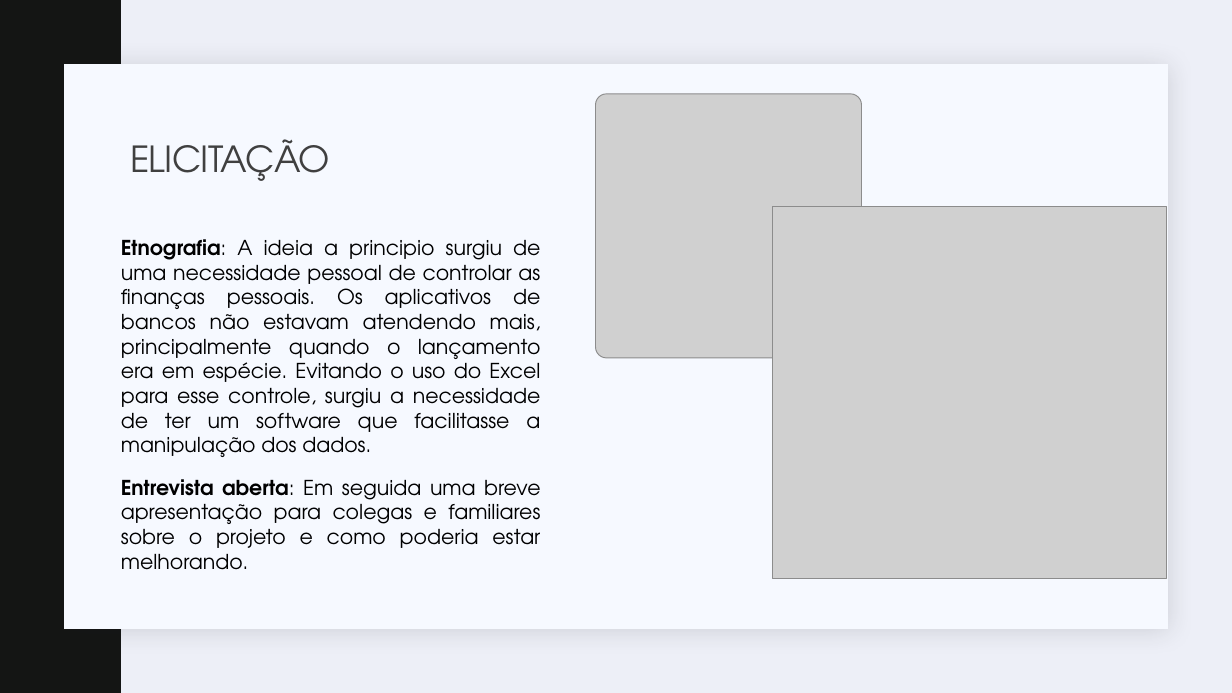
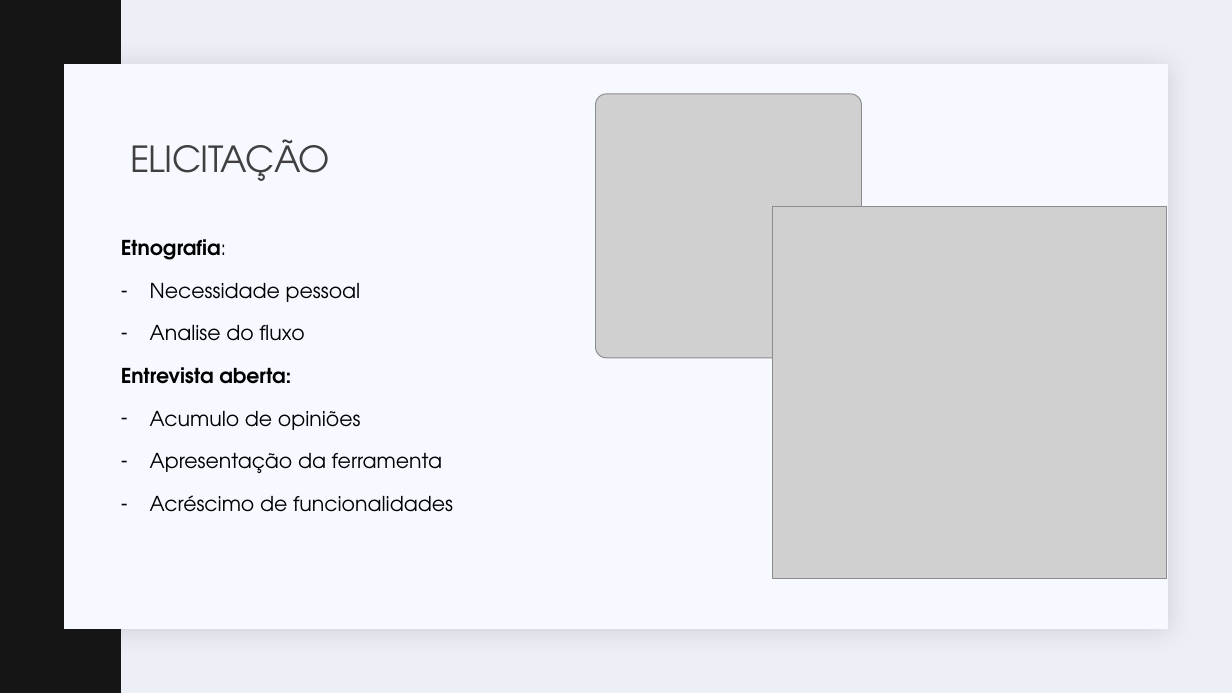
Before and after one commit to flaviosenne/despesa-facil, a slide deck: slide 4 of Documentacao/Fluxo de caixa.pptx. Drawn at 1232x693 pixels with LibreOffice and Linux fonts; fonts in the diff are those of the drawing; grey boxes stand for pictures. Boxes give left, top, right and bottom in pixels: in the first picture for what was removed or moved away, otherwise in the second. Text is boxed around its words. In the diff, an @@ line names an element or a change of style, - is before the commit and + after.

Commit message:
update slide

```diff
--- a/Documentacao/Fluxo de caixa.pptx
+++ b/Documentacao/Fluxo de caixa.pptx
@@ text at (121, 239, 453, 512): text changed @@
-Etnografia: A ideia a principio surgiu de uma necessidade pessoal de controlar as finanças pessoais. Os aplicativos de bancos não estavam atendendo mais, principalmente quando o lançamento era em espécie. Evitando o uso do Excel para esse controle, surgiu a necessidade de ter um software que facilitasse a manipulação dos dados.
-Entrevista aberta: Em seguida uma breve apresentação para colegas e familiares sobre o projeto e como poderia estar melhorando.
+Etnografia:
+– Necessidade pessoal
+– Analise do fluxo
+Entrevista aberta:
+– Acumulo de opiniões
+– Apresentação da ferramenta
+– Acréscimo de funcionalidades
```
Also in this commit, not shown: 1 other slide changed.
